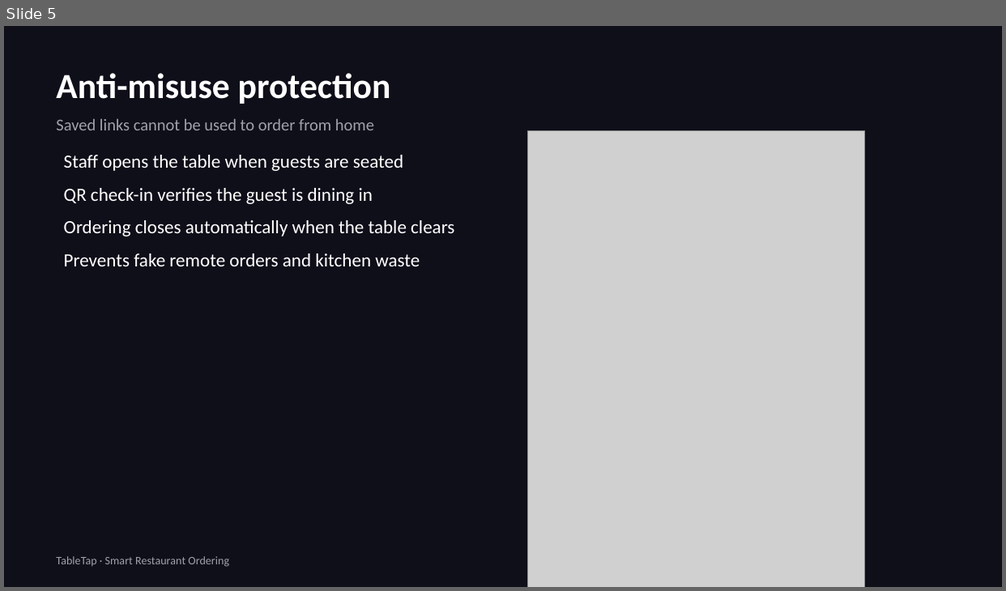
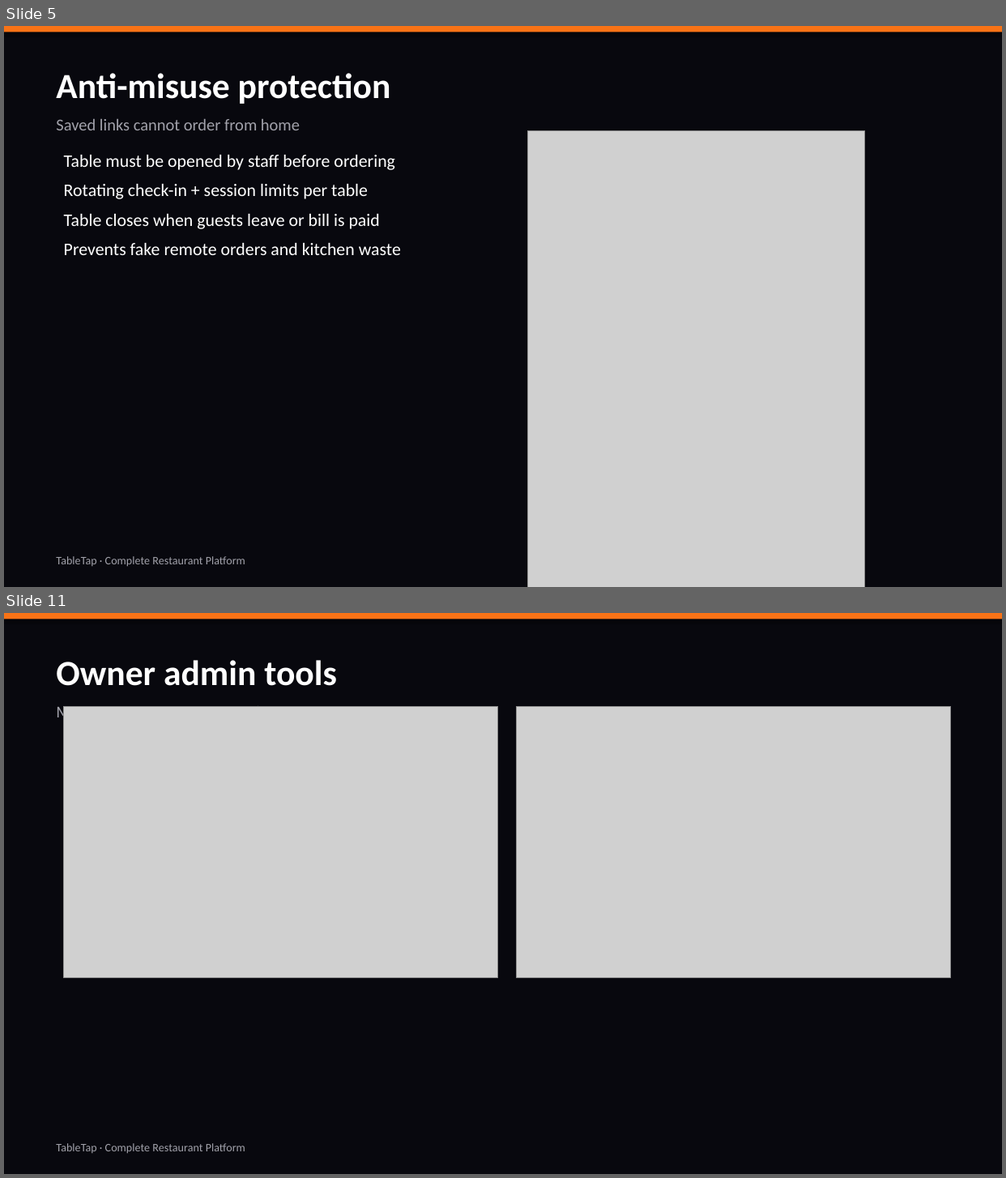
Before and after one commit to chandrasheker/order-on-the-fly, a slide deck: presentation/TableTap-Restaurant-Owner-Detailed-Deck.pptx. Shown one above the other, each under a label of ours: slide 5 before the commit, slides 5 and 11 after it; the slides between them are not shown. The pictures are 1006x591 and 1006x1178 pixels, drawn with LibreOffice and Linux fonts; fonts in the diff are those of the drawing; grey boxes stand for pictures. Boxes give left, top, right and bottom in pixels: in the first picture for what was removed or moved away, otherwise in the second. Text is boxed around its words. In the diff, an @@ line names an element or a change of style, - is before the commit and + after.

```diff
--- a/presentation/TableTap-Restaurant-Owner-Detailed-Deck.pptx
+++ b/presentation/TableTap-Restaurant-Owner-Detailed-Deck.pptx
@@ slide 11 added at bbox=[4, 613, 1002, 1174], background #08080E @@
@@ rectangle added at bbox=[4, 613, 1002, 619], fill #F97316 @@
@@ text added at bbox=[56, 660, 337, 722], 16 pt, text #A1A1AA @@
+Owner admin tools
+Menu · QR · Reports · Integrations
@@ picture added at bbox=[64, 707, 498, 977] @@
@@ picture added at bbox=[517, 707, 951, 977] @@
@@ text added at bbox=[56, 1144, 245, 1153], 11 pt, text #A1A1AA @@
+TableTap · Complete Restaurant Platform
@@ slide 5 changed as well @@
@@ background #0F0F1A to #08080E @@
@@ rectangle added at bbox=[4, 26, 1002, 32], fill #F97316 @@
@@ text at bbox=[56, 119, 300, 130]: text changed @@
-Saved links cannot be used to order from home
+Saved links cannot order from home
@@ text at bbox=[64, 155, 395, 229]: text changed; size 18 to 17 pt @@
-Staff opens the table when guests are seated
-QR check-in verifies the guest is dining in
-Ordering closes automatically when the table clears
+Table must be opened by staff before ordering
+Rotating check-in + session limits per table
+Table closes when guests leave or bill is paid
@@ text at bbox=[64, 243, 401, 255]: size 18 to 17 pt in "Prevents fake remote orders and kitchen waste"; less space between paragraphs @@
@@ text at bbox=[56, 557, 245, 566]: text changed @@
-TableTap · Smart Restaurant Ordering
+TableTap · Complete Restaurant Platform
```
Also in this commit, not shown: 4 other slides changed, 12 other slides added, 10 slides removed, 11 other files.
